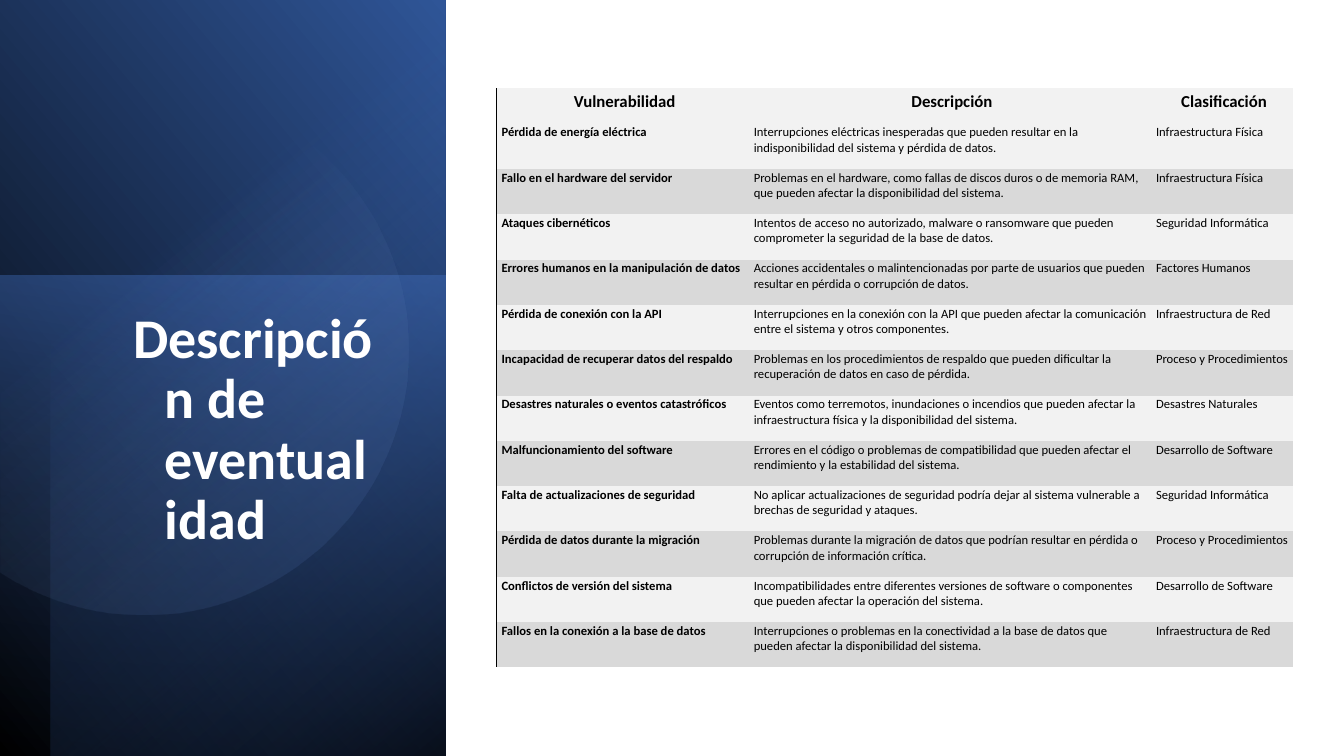
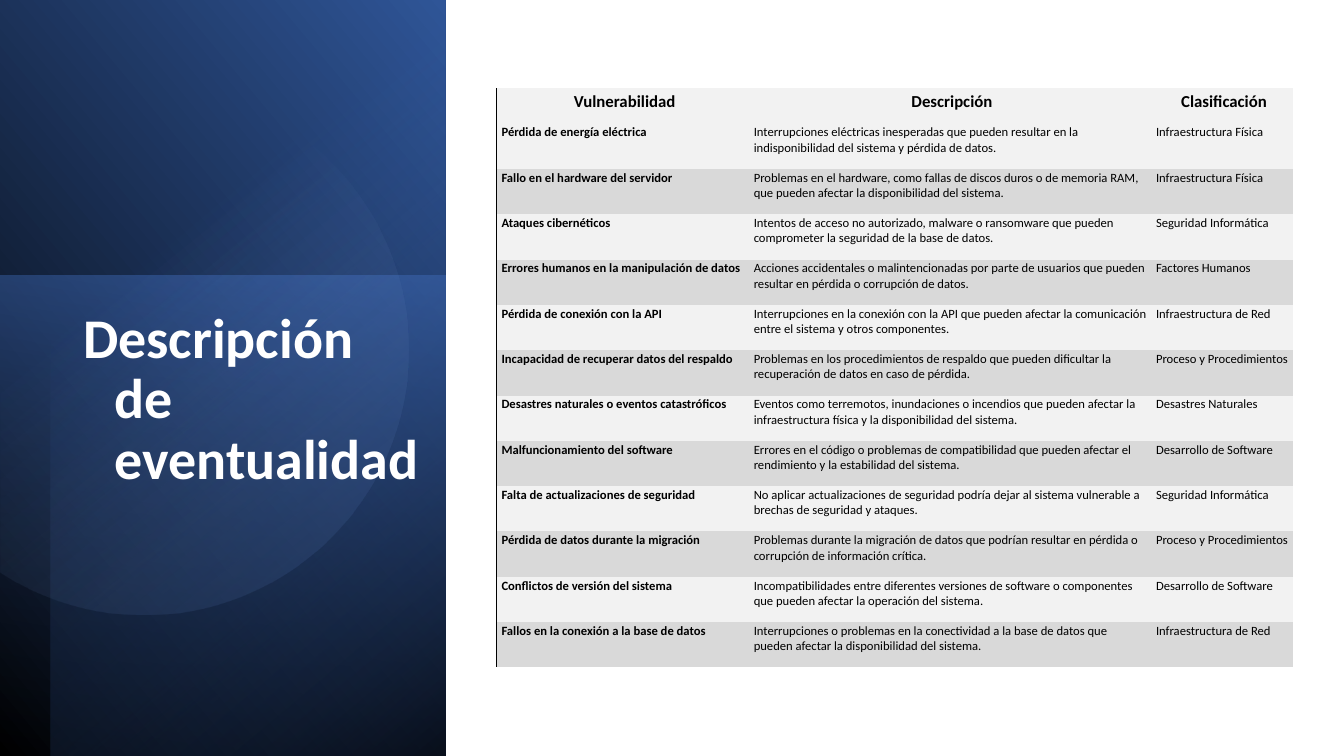
Before and after one commit to eduard165/APIComedor, a slide deck: slide 11 of Docs/Nuevo Presentación de Microsoft PowerPoint.pptx. Drawn at 1344x756 pixels with LibreOffice and Linux fonts; fonts in the diff are those of the drawing. Boxes give left, top, right and bottom in pixels: in the first picture for what was removed or moved away, otherwise in the second. Text is boxed around its words. In the diff, an @@ line names an element or a change of style, - is before the commit and + after.

```diff
--- a/Docs/Nuevo Presentación de Microsoft PowerPoint.pptx
+++ b/Docs/Nuevo Presentación de Microsoft PowerPoint.pptx
@@ text "Descripción de eventualidad" rewrapped from (x1=207, y1=378, x2=265, y2=419) to (x1=83, y1=318, x2=418, y2=480) @@
```
Also in this commit, not shown: 8 other slides changed, 2 slides added, 2 other files.
